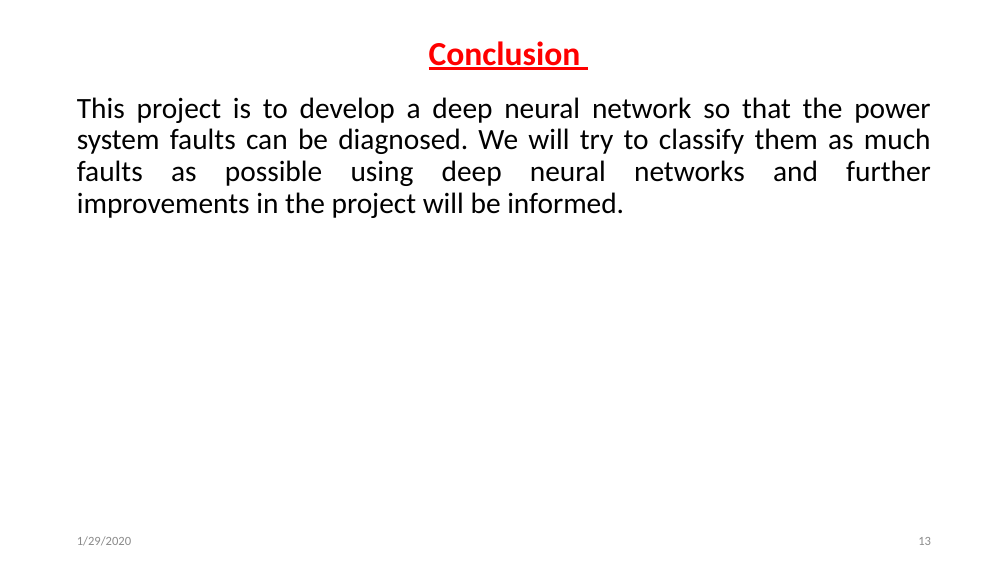
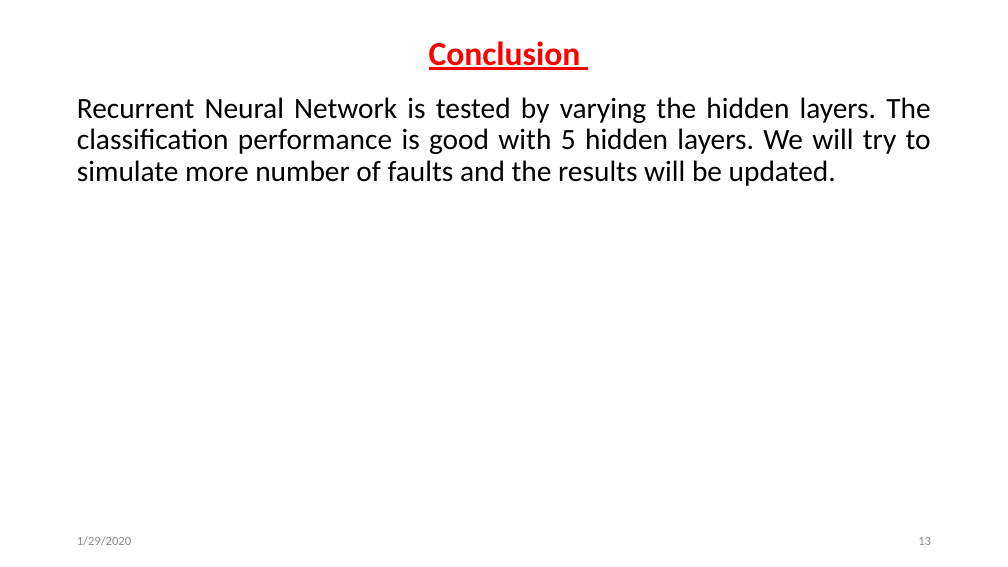
Before and after one commit to svec-final-year-project-eee/Project, a slide deck: slide 13 of Reviews/second review/Second Oral Presentation.pptx. Drawn at 1008x567 pixels with LibreOffice and Linux fonts; fonts in the diff are those of the drawing. Boxes give left, top, right and bottom in pixels: in the first picture for what was removed or moved away, otherwise in the second. Text is boxed around its words. In the diff, an @@ line names an element or a change of style, - is before the commit and + after.

```diff
--- a/Reviews/second review/Second Oral Presentation.pptx
+++ b/Reviews/second review/Second Oral Presentation.pptx
@@ text at <box>77,97,931,186</box>: text changed @@
-This project is to develop a deep neural network so that the power system faults can be diagnosed. We will try to classify them as much faults as possible using deep neural networks and further improvements in the project will be informed.
+Recurrent Neural Network is tested by varying the hidden layers. The classification performance is good with 5 hidden layers. We will try to simulate more number of faults and the results will be updated.
```
Also in this commit, not shown: 6 other slides changed.
